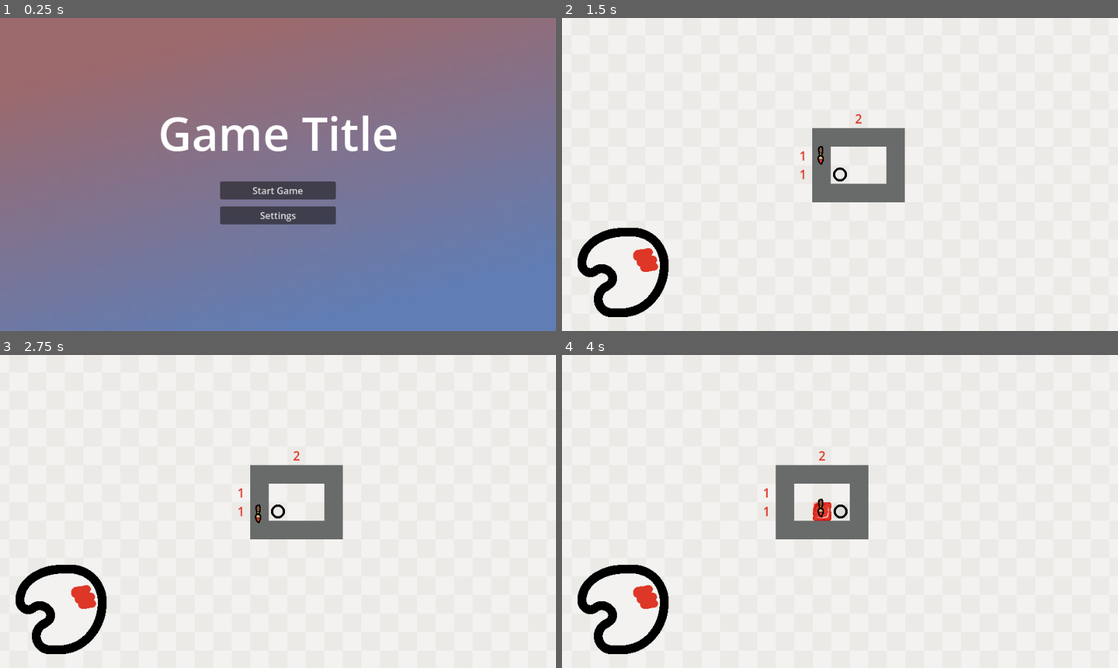
Above: before the commit, frames 1-4 (two rows, left to right).
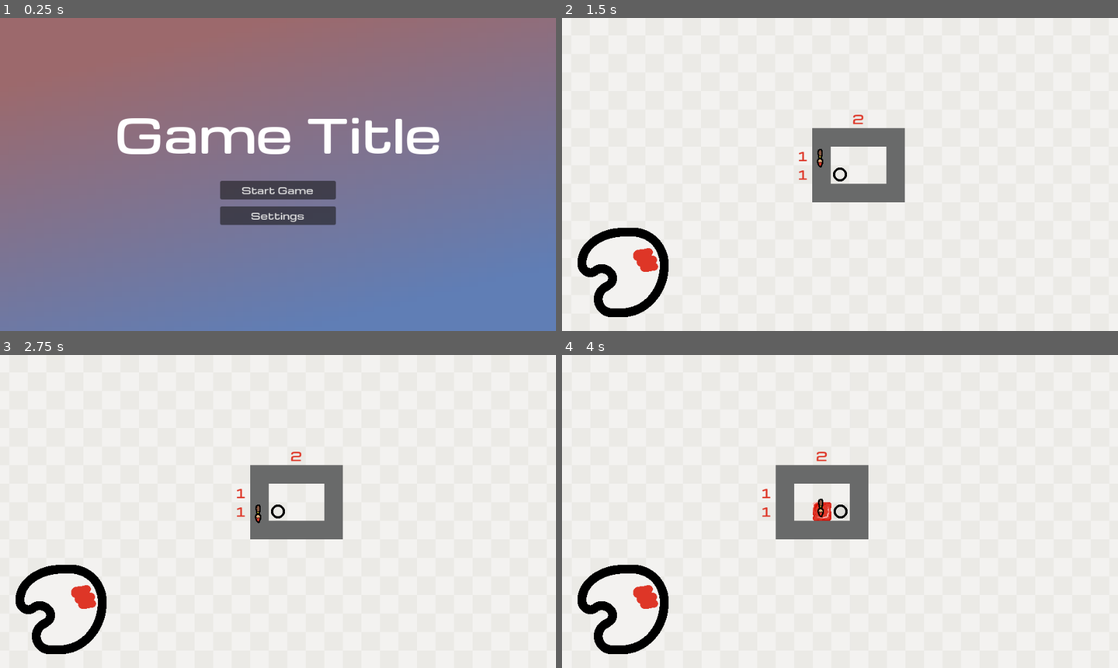
Above: after the commit, the same moments.

Repository: btoosey/Godot-Wild-Jam-99
Game: Godot game, scene res://scenes/main/main.tscn
The game is run twice, just before and just after one commit, with the same random seed, the same clock (stepped at 60 frames per second) and the same inputs.
Inputs (mouse positions are in pixels of both pictures, inside the frame that each line leads up to):
- Up to frame 1 (0.25 s): no input
- Up to frame 2 (1.5 s): click "Start Game" at 0.5 s; click "Level 1" at 1.25 s
- Up to frame 3 (2.75 s): click (83, 596) at 2 s
- Up to frame 4 (4 s): tap Enter at 2.75 s; move the mouse to (962, 495) at 2.77 s; hold D (player_right) 2.78-3.53 s; hold Right mouse button (erase) 2.78-3.53 s; move the mouse to (728, 527) at 3.52 s; hold S (player_down) from 3.53 s (still down); click (728, 527) at 3.6 s

The runs differ from the first frame. In frame 1, 3.8% of the frame differs, in the area x 21-79%, y 31-67%; in frame 2, 0.1%; in frame 3, less than 0.1%; in frame 4, less than 0.1%.

Commit message:
ADD: Default font
Gyrochrome by David Moles

Diff:
--- a/project.godot
+++ b/project.godot
@@ -41,6 +41,10 @@
 "res://scenes/": "orange",
 "res://scripts/": "blue"
 }
+
+[gui]
+
+theme/custom_font="uid://b2tkyt48ei8s3"
 
 [input]
 
Binary file added: assets/fonts/Gyrochrome-Heavy.otf
Not shown, added: assets/fonts/Gyrochrome-Heavy.otf.import
Binary file added: assets/fonts/Gyrochrome-Regular.otf
Not shown, added: assets/fonts/Gyrochrome-Regular.otf.import
Binary file added: assets/fonts/Gyrochrome-SemiBold.otf
Not shown, added: assets/fonts/Gyrochrome-SemiBold.otf.import
